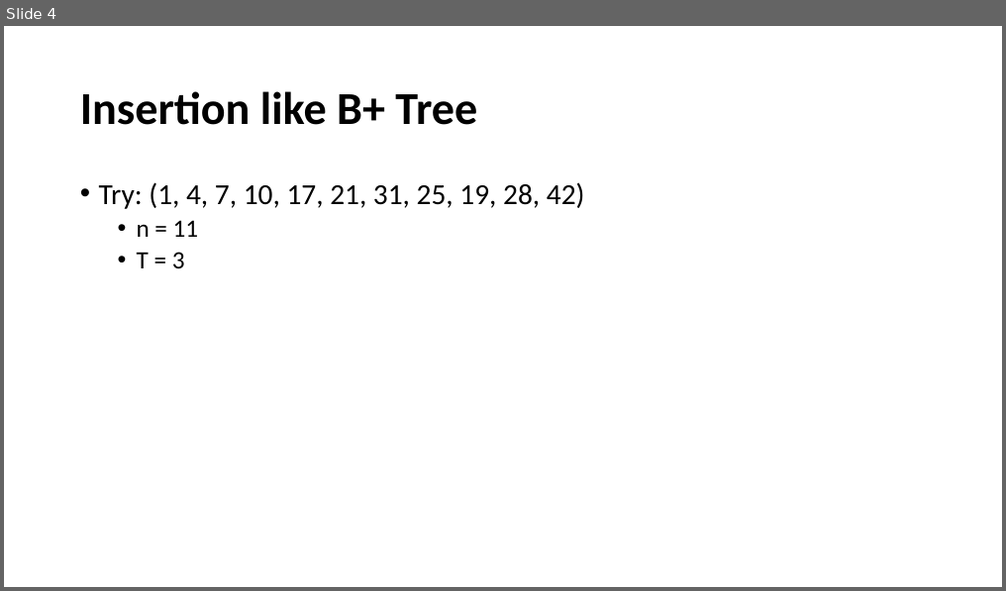
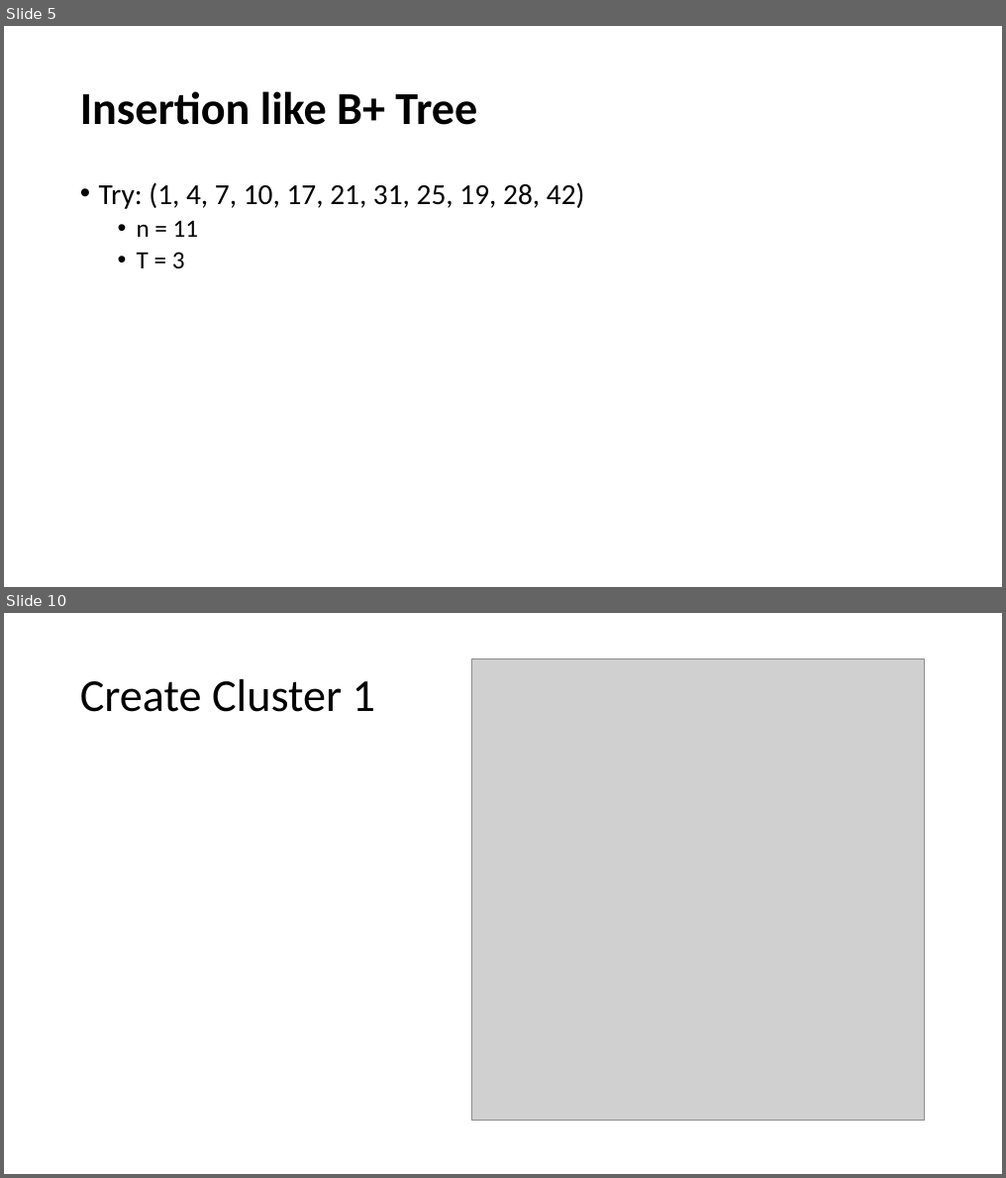
Before and after one commit to pronad1/Academic_PSTU_CSE, a slide deck: 7th Semester/CCE-417_Data Warehousing & Mining/shorna ma'am/BIRCH.pptx. Shown one above the other, each under a label of ours: slide 4 before the commit, slides 5 and 10 after it; the slides between them are not shown. The pictures are 1006x591 and 1006x1178 pixels, drawn with LibreOffice and Linux fonts; fonts in the diff are those of the drawing; grey boxes stand for pictures. Boxes give left, top, right and bottom in pixels: in the first picture for what was removed or moved away, otherwise in the second. Text is boxed around its words. In the diff, an @@ line names an element or a change of style, - is before the commit and + after.

```diff
--- a/7th Semester/CCE-417_Data Warehousing & Mining/shorna ma'am/BIRCH.pptx
+++ b/7th Semester/CCE-417_Data Warehousing & Mining/shorna ma'am/BIRCH.pptx
@@ slide 10 added at (x1=4, y1=613, x2=1002, y2=1174), background #FFFFFF @@
@@ picture added at (x1=472, y1=659, x2=925, y2=1121) @@
@@ title added at (x1=80, y1=679, x2=375, y2=712), 44 pt, text #000000 @@
+Create Cluster 1
@@ what was slide 4 is now slide 5 @@
```
Also in this commit, not shown: 2 slides changed, 26 other slides added, 2 other files.
